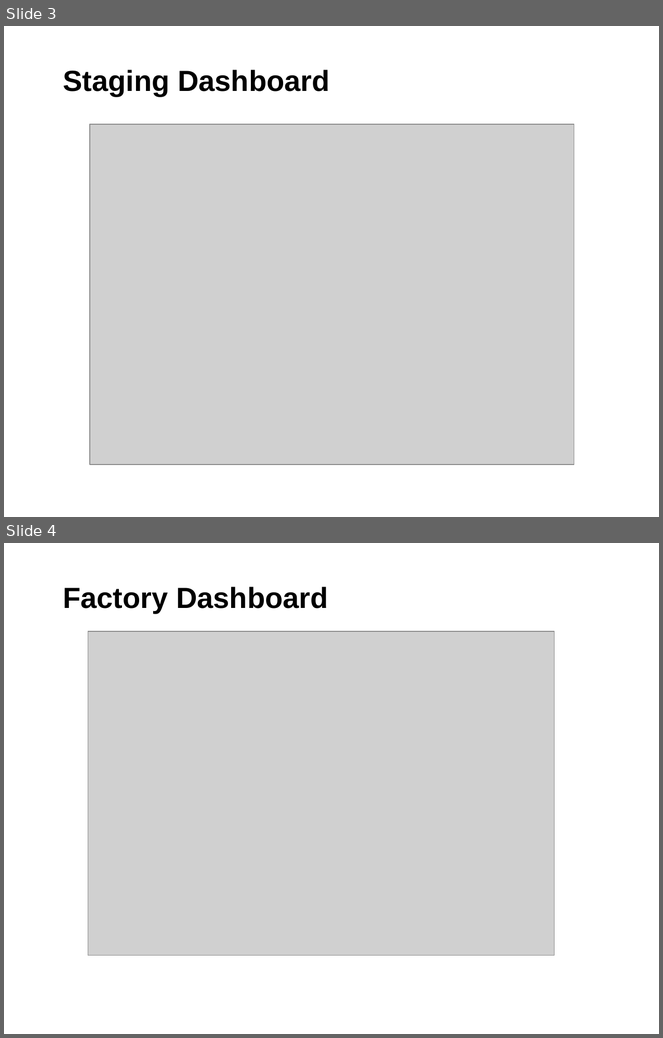
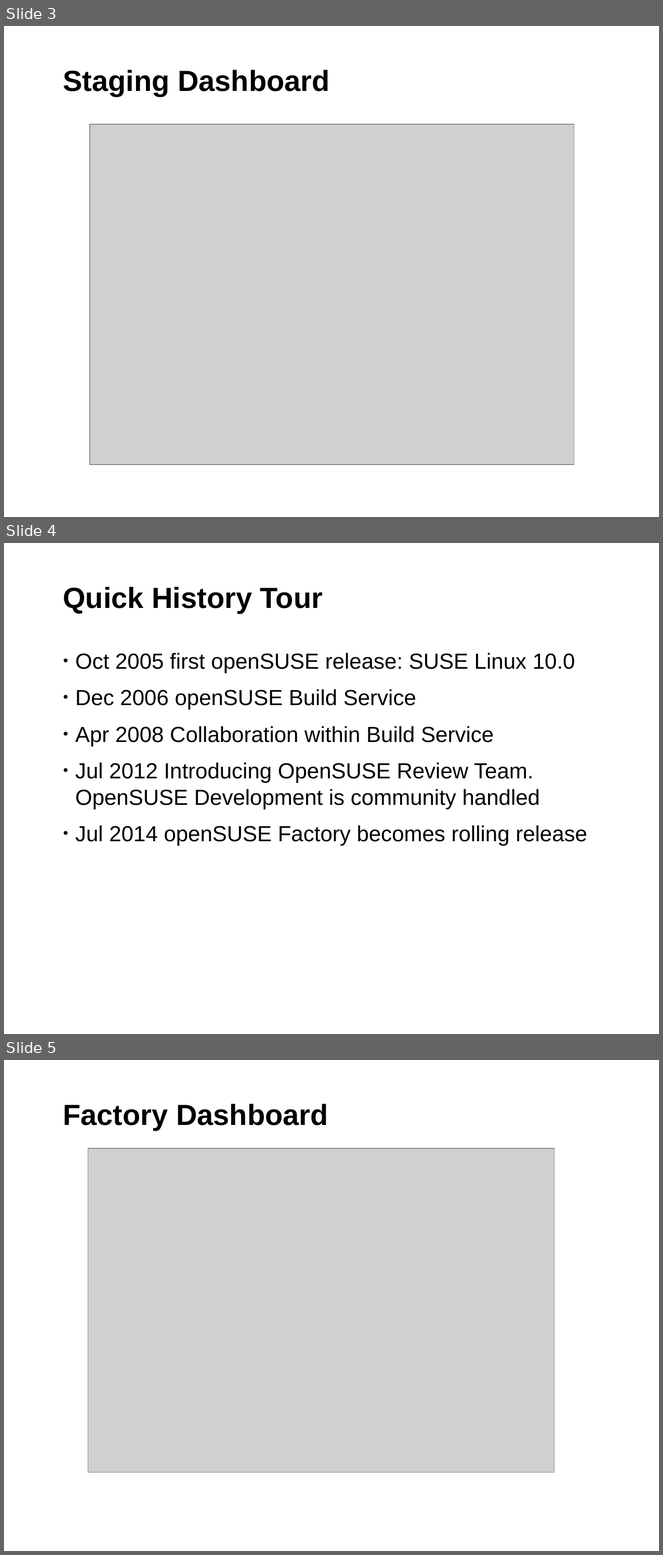
Before and after one commit to coolo/drunken-adventure, a slide deck: susecon2014/SUSEcon.odp. Shown one above the other, each under a label of ours: slides 3 and 4 before the commit, slides 3, 4 and 5 after it. The pictures are 663x1038 and 663x1555 pixels, drawn with LibreOffice and Linux fonts; fonts in the diff are those of the drawing; grey boxes stand for pictures; background and template pictures are left out. Boxes give left, top, right and bottom in pixels: in the first picture for what was removed or moved away, otherwise in the second. Text is boxed around its words. In the diff, an @@ line names an element or a change of style, - is before the commit and + after.

Commit message:
adding history

```diff
--- a/susecon2014/SUSEcon.odp
+++ b/susecon2014/SUSEcon.odp
@@ slide 4 added at (4,543,659,1034), background #FFFFFF; not listed: 1 template element that a slide beside it also shows @@
@@ title added at (63,587,323,614), 32 pt, text #000000, bold @@
+Quick History Tour
@@ text added at (75,653,587,846), 24 pt, text #000000 @@
+• Oct 2005 first openSUSE release: SUSE Linux 10.0
+• Dec 2006 openSUSE Build Service
+• Apr 2008 Collaboration within Build Service
+• Jul 2012 Introducing OpenSUSE Review Team. OpenSUSE Development is community handled
+• Jul 2014 openSUSE Factory becomes rolling release
@@ what was slide 4 is now slide 5 @@
```
